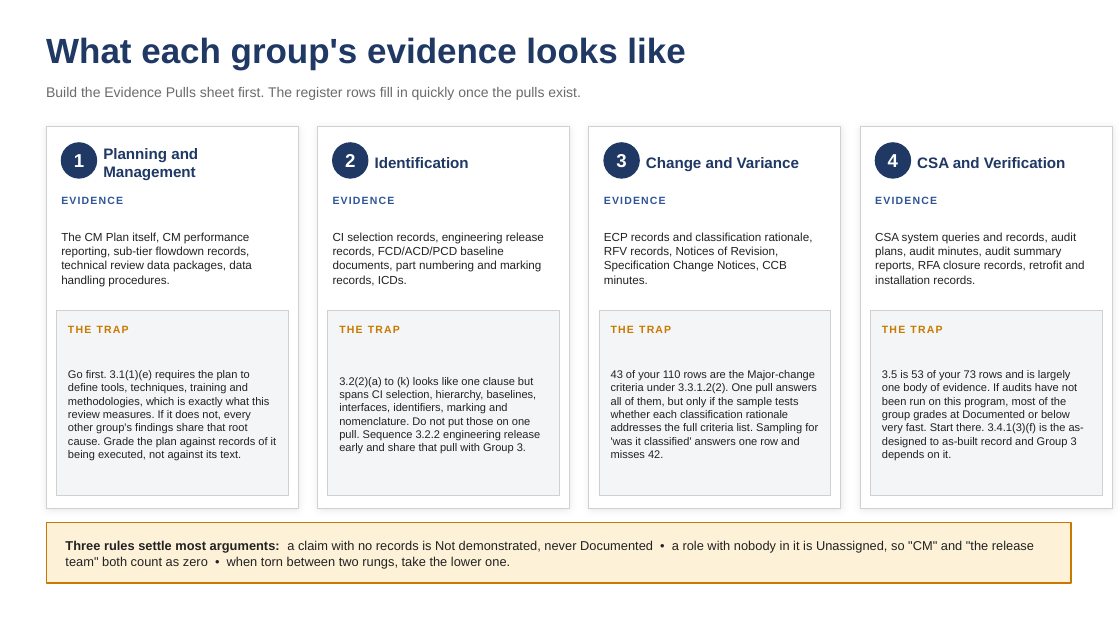
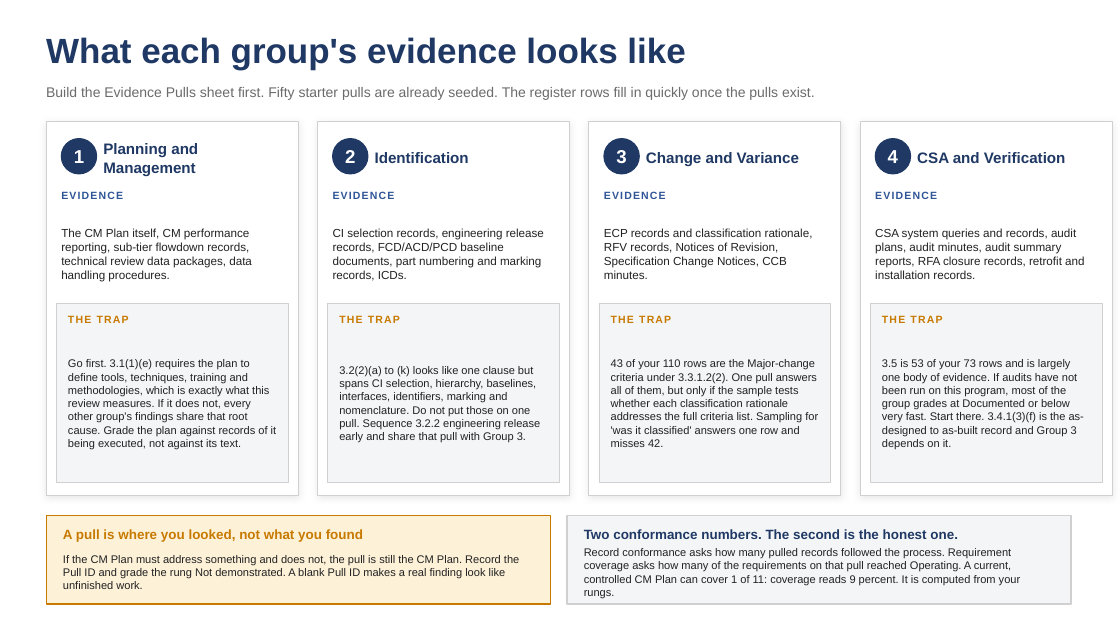
Before and after one commit to curtfoxley-cloud/Process, a slide deck: slide 2 of CM_TDR_Group_Guidance.pptx. Drawn at 1120x630 pixels with LibreOffice and Linux fonts; fonts in the diff are those of the drawing. Boxes give left, top, right and bottom in pixels: in the first picture for what was removed or moved away, otherwise in the second. Text is boxed around its words. In the diff, an @@ line names an element or a change of style, - is before the commit and + after.

```diff
--- a/CM_TDR_Group_Guidance.pptx
+++ b/CM_TDR_Group_Guidance.pptx
@@ text at (46,87,815,100): text changed @@
-Build the Evidence Pulls sheet first. The register rows fill in quickly once the pulls exist.
+Build the Evidence Pulls sheet first. Fifty starter pulls are already seeded. The register rows fill in quickly once the pulls exist.
@@ rectangle: place and size @@
-rectangle at (46,126,298,508)
+rectangle at (46,122,298,496)
@@ rectangle: place and size @@
-rectangle at (318,126,570,508)
+rectangle at (318,122,570,496)
@@ rectangle: place and size @@
-rectangle at (589,126,841,508)
+rectangle at (589,122,841,496)
@@ rectangle: place and size @@
-rectangle at (860,126,1112,508)
+rectangle at (860,122,1112,496)
@@ 16 texts, 4 ellipses: place and size @@
-16 texts, 4 ellipses at (61,143,1084,286)
+16 texts, 4 ellipses at (61,139,1084,282)
@@ rectangle: place and size @@
-rectangle at (56,311,288,496)
+rectangle at (56,303,288,482)
@@ rectangle: place and size @@
-rectangle at (328,311,560,496)
+rectangle at (328,303,560,482)
@@ rectangle: place and size @@
-rectangle at (599,311,831,496)
+rectangle at (599,303,831,482)
@@ rectangle: place and size @@
-rectangle at (870,311,1102,496)
+rectangle at (870,303,1102,482)
@@ 8 texts: place and size @@
-8 texts at (68,325,1084,460)
+8 texts at (68,315,1084,449)
@@ rectangle: place and size @@
-rectangle at (46,523,1071,583)
+rectangle at (46,516,550,604)
@@ text at (63,529,363,542): text changed; size 11 to 11.5 pt; text colour #222222 to #C87A00; bold on @@
-Three rules settle most arguments: a claim with no records is Not demonstrated, never Documented • a role with nobody in it is Unassigned, so "CM" and "the release team" both count as zero • when torn between two rungs, take the lower one.
+A pull is where you looked, not what you found
@@ rectangle added at (567,516,1071,604), fill #F4F5F7, outline #D0D0D0 1 pt @@
@@ text added at (584,529,958,539), 11.5 pt, text #1F3864, bold @@
+Two conformance numbers. The second is the honest one.
@@ text added at (63,555,519,589), 9.5 pt, text #222222 @@
+If the CM Plan must address something and does not, the pull is still the CM Plan. Record the Pull ID and grade the rung Not demonstrated. A blank Pull ID makes a real finding look like unfinished work.
@@ text added at (584,548,1021,598), 9.5 pt, text #222222 @@
+Record conformance asks how many pulled records followed the process. Requirement coverage asks how many of the requirements on that pull reached Operating. A current, controlled CM Plan can cover 1 of 11: coverage reads 9 percent. It is computed from your rungs.
```
Also in this commit, not shown: 1 other slide changed, 1 other file.
